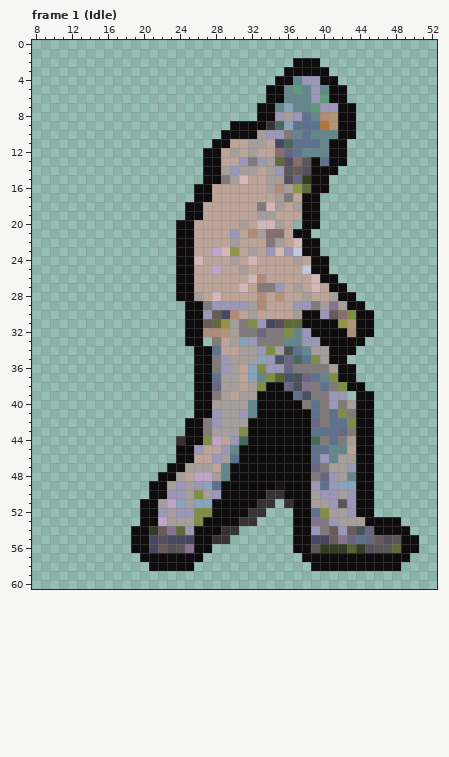
File history of a pixel-art file, jochem-basic/ase/jochem-64.ase. The first picture shows the starting point.
64x64 pixels, 119 frames. Colours within 5 levels of each other are drawn and written as one. Shown: frame 1 (Idle): x 8..52, y 0..60. The commit also changed other frames, which this record leaves out.
The result:
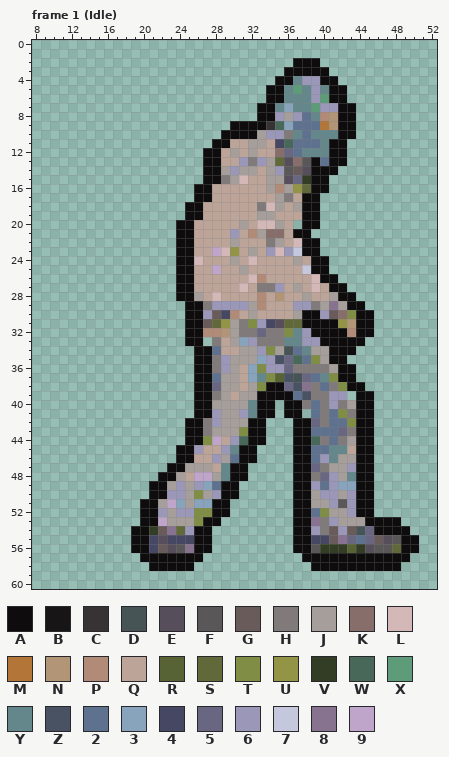
Palette (. is transparent): A #0e0c0c  B #171516  C #373334  D #465456  E #564f5b  F #595757  G #695b59  H #807b7a  J #a69e9a  K #886e6a  L #d4b8b8  M #b47538  N #b29476  P #b28b78  Q #bda499  R #586335  S #61683a  T #7f8e44  U #939446  V #333c24  W #486859  X #5d9b79  Y #64878c  Z #485262  2 #5e718e  3 #88a3bc  4 #464762  5 #696682  6 #9a97b9  7 #c5c7dd  8 #87738f  9 #bfa5c9
From the commit log: jochem walking / kicking sketch
Diff:
layer "Layer 1" now hidden
Changed rows in their new state; - is an unchanged pixel.
Frame 1 (Idle):
first column x 24:
40 -----------.---
41 -----------.--.
42 ----------...--
43 ----------...--
44 .---------...--
45 ---------....--
46 ---------....--
47 --------.....--
48 --------.....--
49 -------......--
50 -------......--
51 ------.....-.--
52 ------....-----
53 -----....------
54 ----...--------
55 ----..---------
Pixel boxes of the changes (left, top, right, bottom) in both pictures:
erased: (212, 400, 311, 544)
erased: (176, 436, 185, 445)
